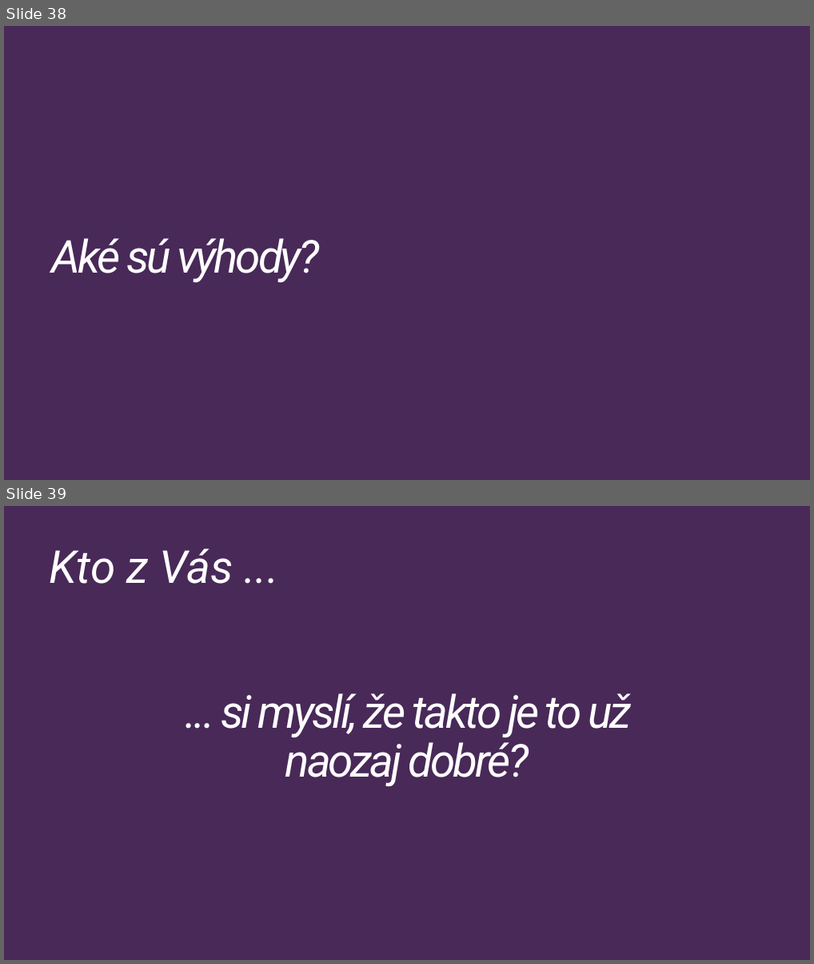
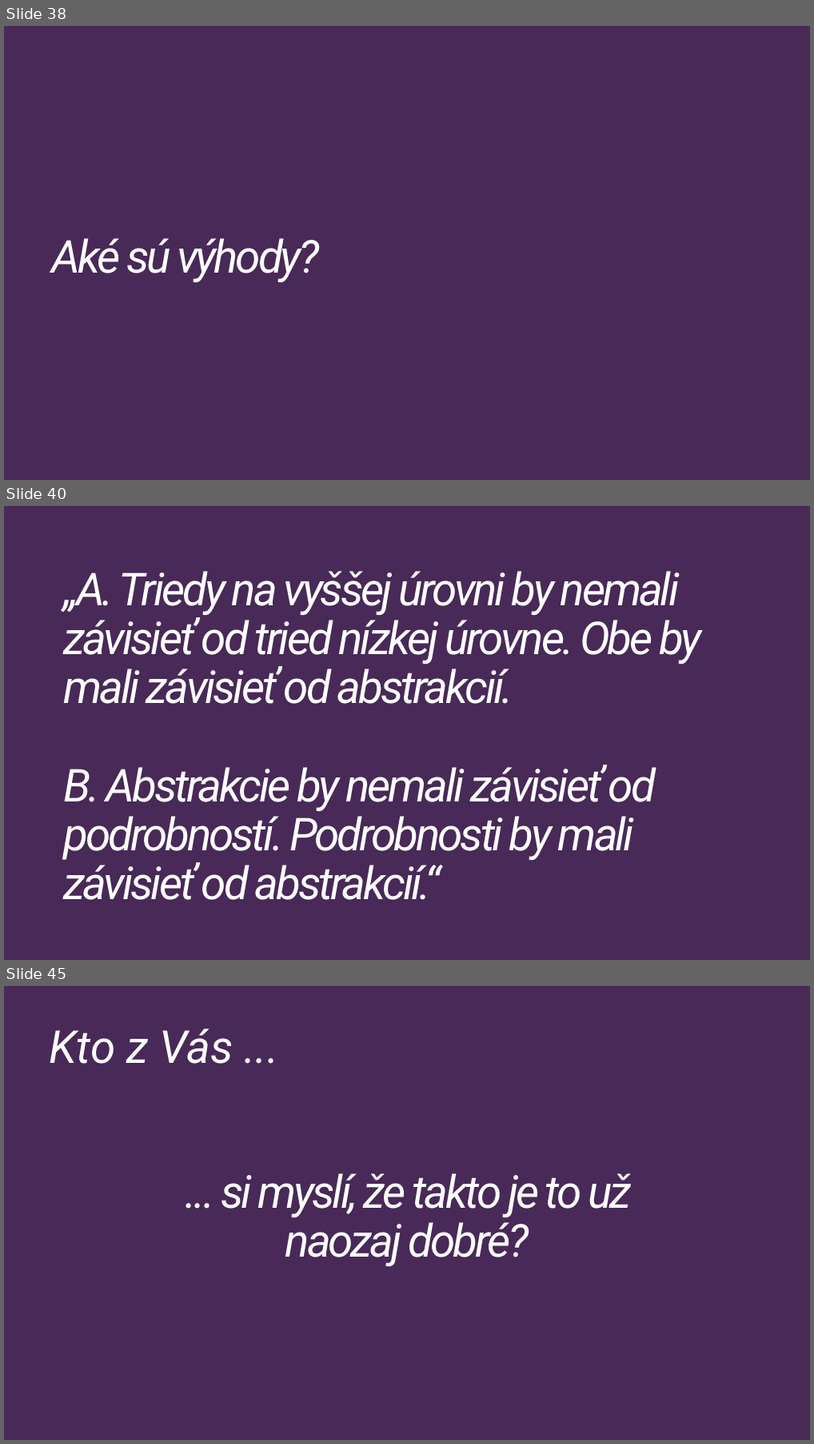
Before and after one commit to Burgyn/SOLID-Principles, a slide deck: SOLIDPrinciples.pptx. Shown one above the other, each under a label of ours: slides 38 and 39 before the commit, slides 38, 40 and 45 after it; the slides between them are not shown. The pictures are 814x964 and 814x1444 pixels, drawn with LibreOffice and Linux fonts; fonts in the diff are those of the drawing. Boxes give left, top, right and bottom in pixels: in the first picture for what was removed or moved away, otherwise in the second. Text is boxed around its words. In the diff, an @@ line names an element or a change of style, - is before the commit and + after.

```diff
--- a/SOLIDPrinciples.pptx
+++ b/SOLIDPrinciples.pptx
@@ slide 40 added at <box>4,506,810,960</box>, background #482958 @@
@@ title added at <box>63,571,702,900</box>, 54 pt, text #FFFFFF, italic @@
+„A. Triedy na vyššej úrovni by nemali závisieť od tried nízkej úrovne. Obe by mali závisieť od abstrakcií.
+B. Abstrakcie by nemali závisieť od podrobností. Podrobnosti by mali závisieť od abstrakcií.“
@@ what was slide 39 is now slide 45 @@
```
Also in this commit, not shown: 5 other slides added.
